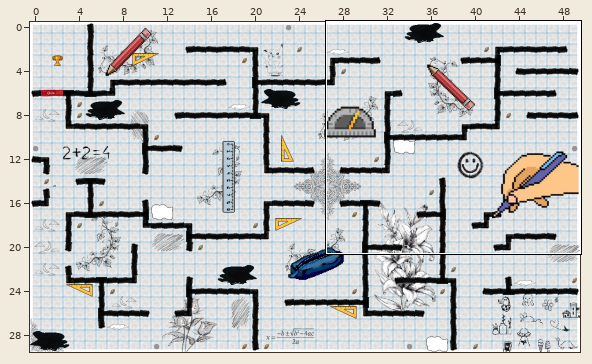
Two versions of a level (Tiled map, src/main/resources/maps/level3.tmx). The first picture is a wide view before the edit; the outline marks the close-up.
Close-up. Before:
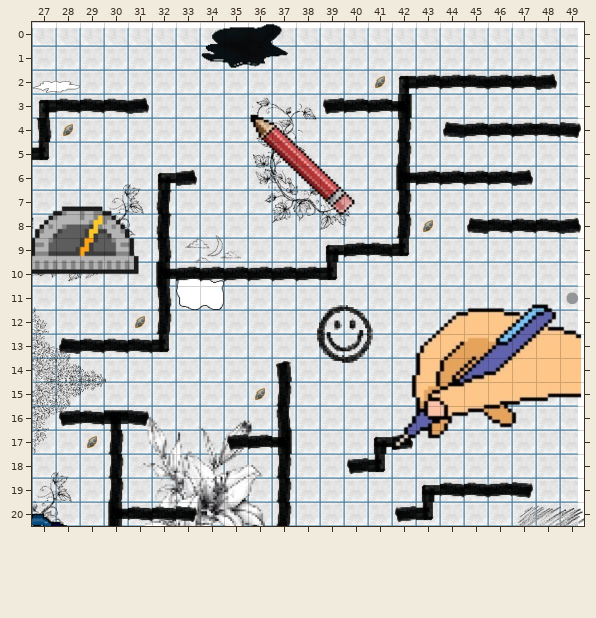
Cells are 128x128 px. Shown: x 27..49, y 0..20. The commit also changed other parts of the map, which this record leaves out.
After the commit:
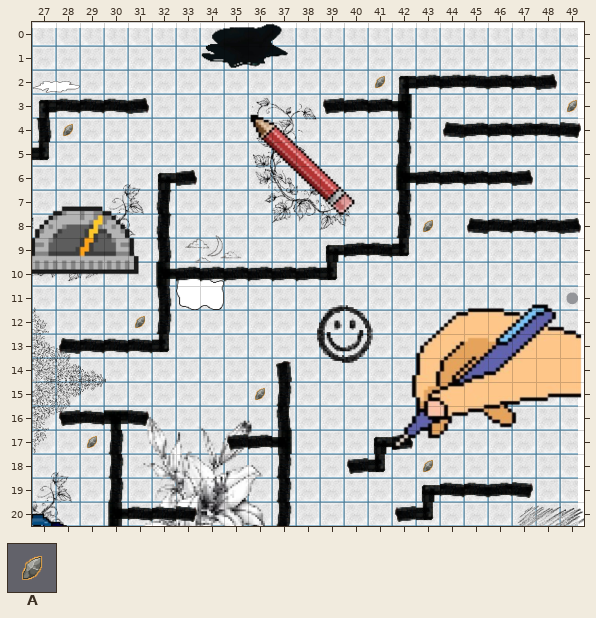
Key: from "maintiles": A 139 "Pickup".
Objects are placed by their top-left corner, in cells (3,4 is the top-left corner of cell 3,4); size is 1x1 cell unless given.
Diff:
Layer "entities":
added: A "Pickup" at 49,3
added: A "Pickup" at 43,18
